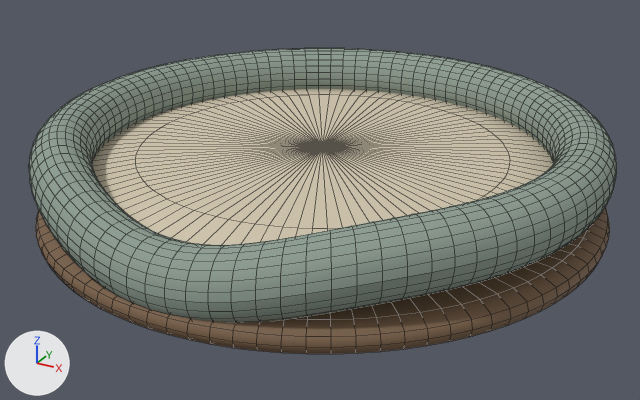
An edit to the Blender file furniture_pack/authoring/dog_nest.blend, drawn before and after from the same camera.
One viewpoint serves both versions: a 50 mm lens placed at (0.782, -1.432, 0.744), pointed at (0.011, -0.03, 0.043). The lights are fixed; the arrows at lower left show +X, +Y and +Z. The older version comes first. Mesh edges are drawn as thin lines on the coarser meshes.

Names of what the first picture shows: 'Circular walnut plinth', 'Continuous round bolster', 'Soft round sleeping cushion'.
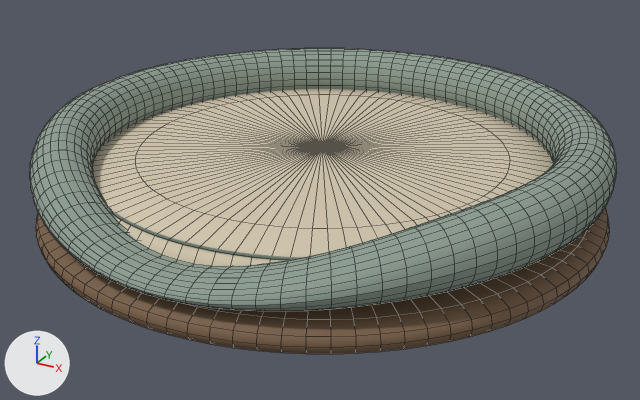
What differs and where, as boxes [x1, y1, x2, y2] in the pictures (640 x 400 px; the box of a moved part takes in the faces that stretch with it):
```json
{"object": "Continuous round bolster", "change": "reshaped", "before": [29, 48, 617, 323], "after": [30, 48, 617, 311]}
{"part": 1, "of": "me_continuous_round_bolster", "change": "moved or reshaped", "before": [29, 94, 572, 323], "after": [30, 94, 572, 311]}
```

Scene script edits in JSON lines:
```json
{"block": "me_continuous_round_bolster", "where": "# used by ob_continuous_round_bolster; location = (0.0, 0.0, 0.0)"}
{"op": "remove", "block": "me_continuous_round_bolster", "code": "me_continuous_round_bolster.from_pydata(...)  # 2400 vertices, 2304 faces; spans x -0.548..0.548, y -0.548..0.548, z 0.027..0.214"}
{"op": "add", "block": "me_continuous_round_bolster", "code": "me_continuous_round_bolster.from_pydata(...)  # 2400 vertices, 2304 faces; spans x -0.548..0.548, y -0.548..0.548, z 0.073..0.214"}
{"block": "me_continuous_round_bolster", "change": "me_continuous_round_bolster part 1: 929 of 2400 vertices moved; they spanned x -0.519..0.519, y -0.548..-0.141, z 0.027..0.214 and now span x -0.519..0.519, y -0.548..-0.141, z 0.073..0.213; mean shift (0.0, 0.0, -0.007); largest move (0.0, -0.493, 0.027) -> (0.0, -0.493, 0.073)"}
```
